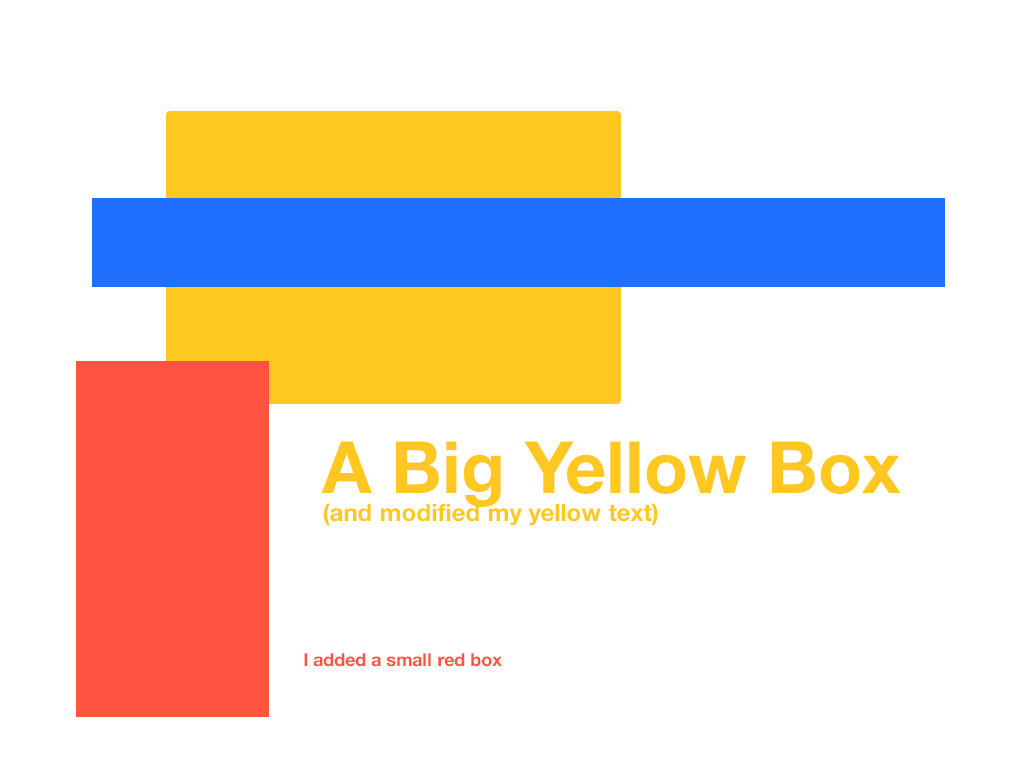
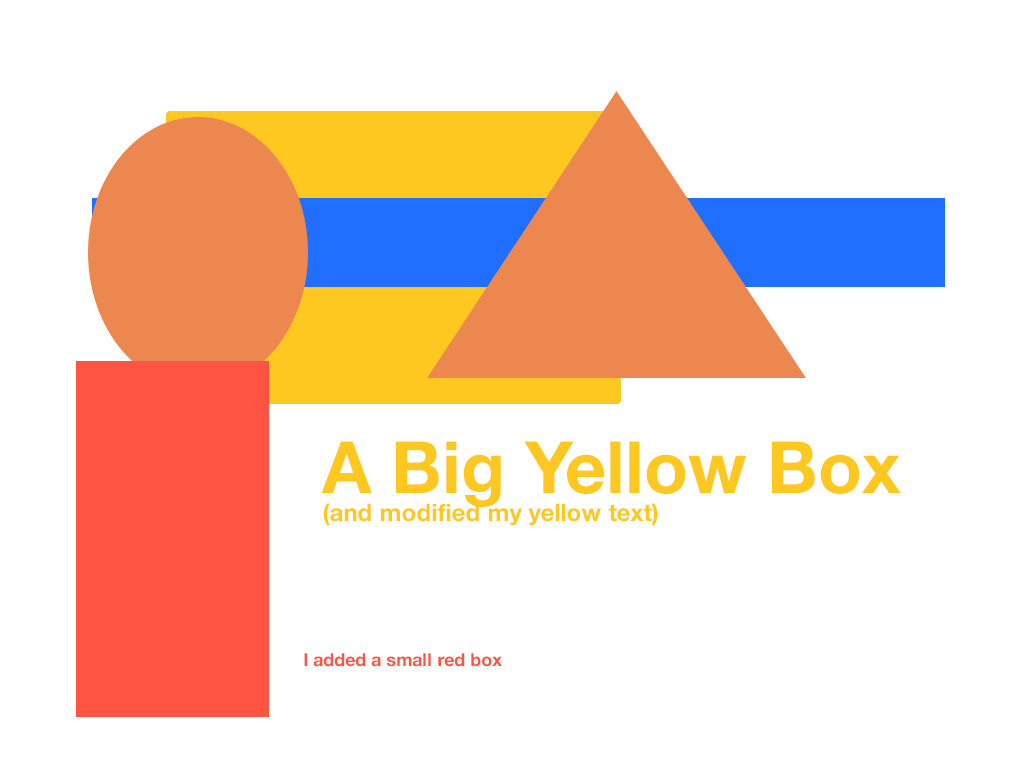
The second 1024×768 image is a revision of the first. Changes to its layers:
added layer "Ellipse 1" above "Shape 1" over box(88, 117, 308, 361)
added layer "Shape 1" above "Rectangle 2" over box(427, 91, 806, 378)
